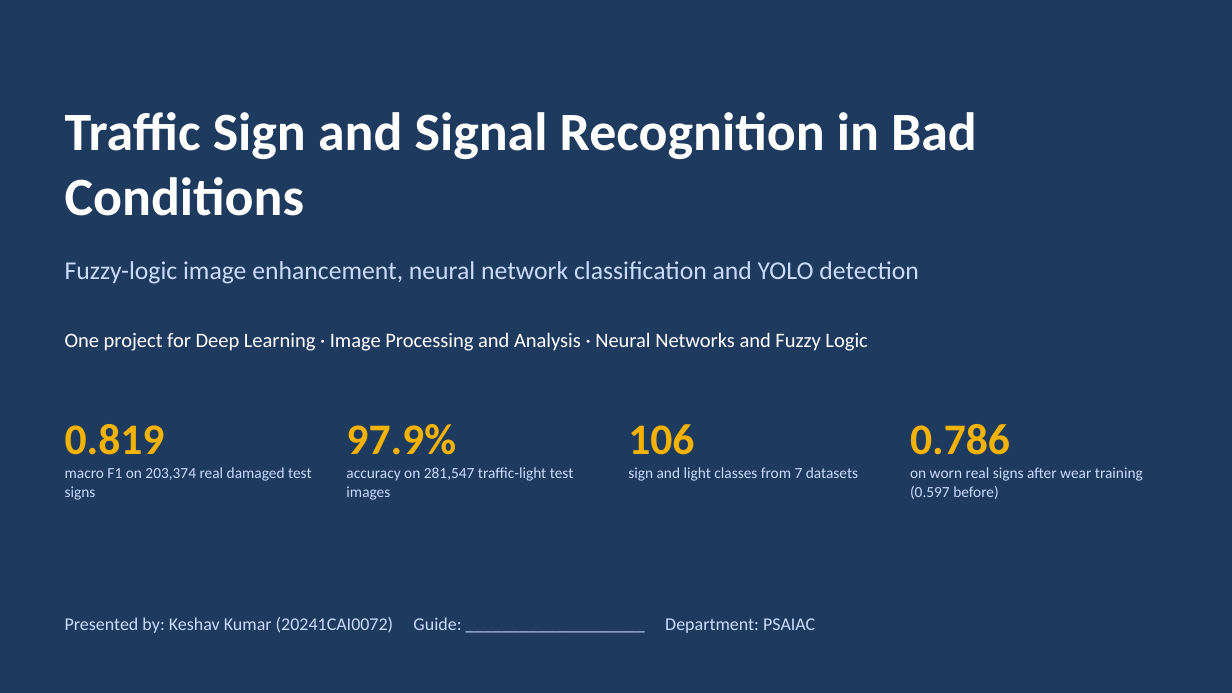
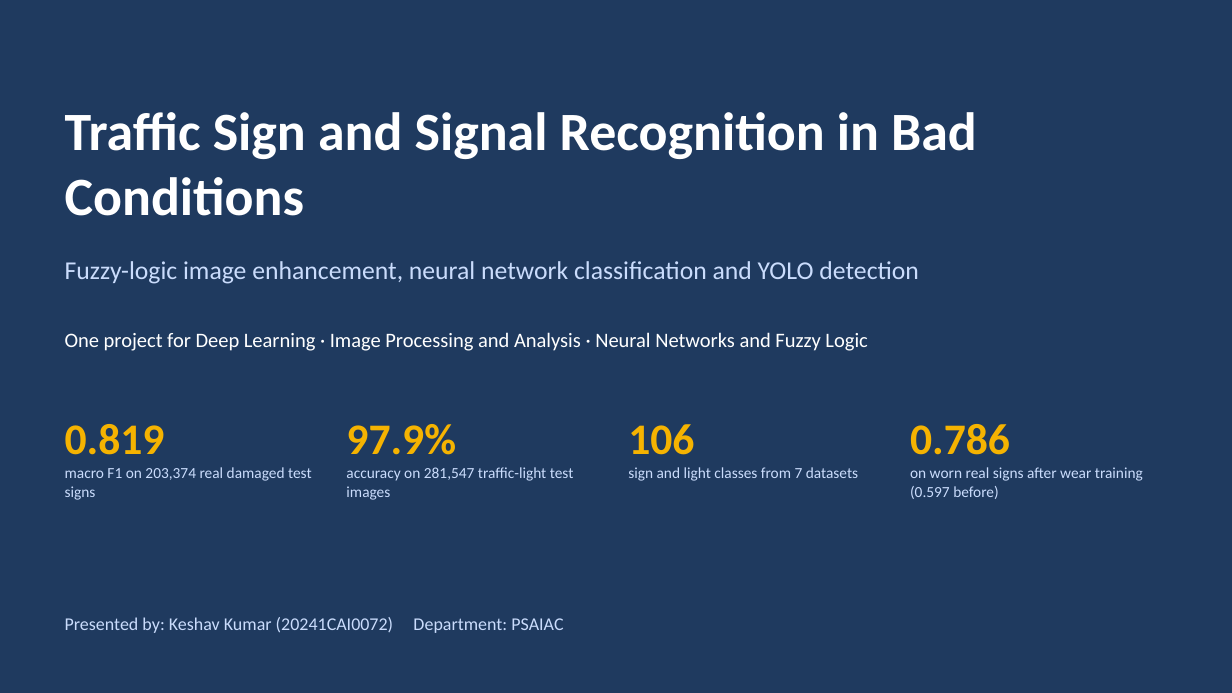
Before and after one commit to shreshav2404-code/Traffic-Sign-and-Signal-Recognition-in-Bad-Conditions, a slide deck: slide 1 of documents/report/Traffic_Sign_Recognition_Presentation.pptx. Drawn at 1232x693 pixels with LibreOffice and Linux fonts; fonts in the diff are those of the drawing. Boxes give left, top, right and bottom in pixels: in the first picture for what was removed or moved away, otherwise in the second. Text is boxed around its words. In the diff, an @@ line names an element or a change of style, - is before the commit and + after.

Commit message:
Remove the blank guide line from the title slide
The presentation, its PDF and the speech (which shows each slide) are rebuilt.

```diff
--- a/documents/report/Traffic_Sign_Recognition_Presentation.pptx
+++ b/documents/report/Traffic_Sign_Recognition_Presentation.pptx
@@ text at box(65, 617, 563, 633): text changed @@
-Presented by: Keshav Kumar (20241CAI0072) Guide: ____________________ Department: PSAIAC
+Presented by: Keshav Kumar (20241CAI0072) Department: PSAIAC
```
Also in this commit, not shown: 4 other files.
